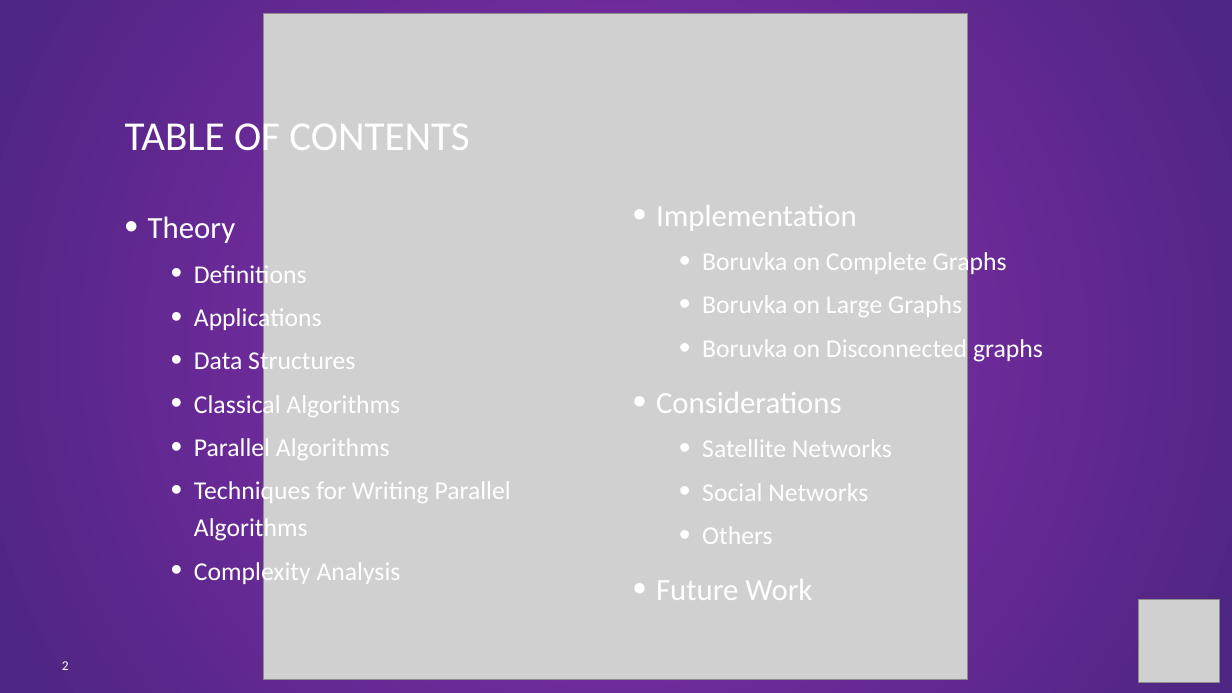
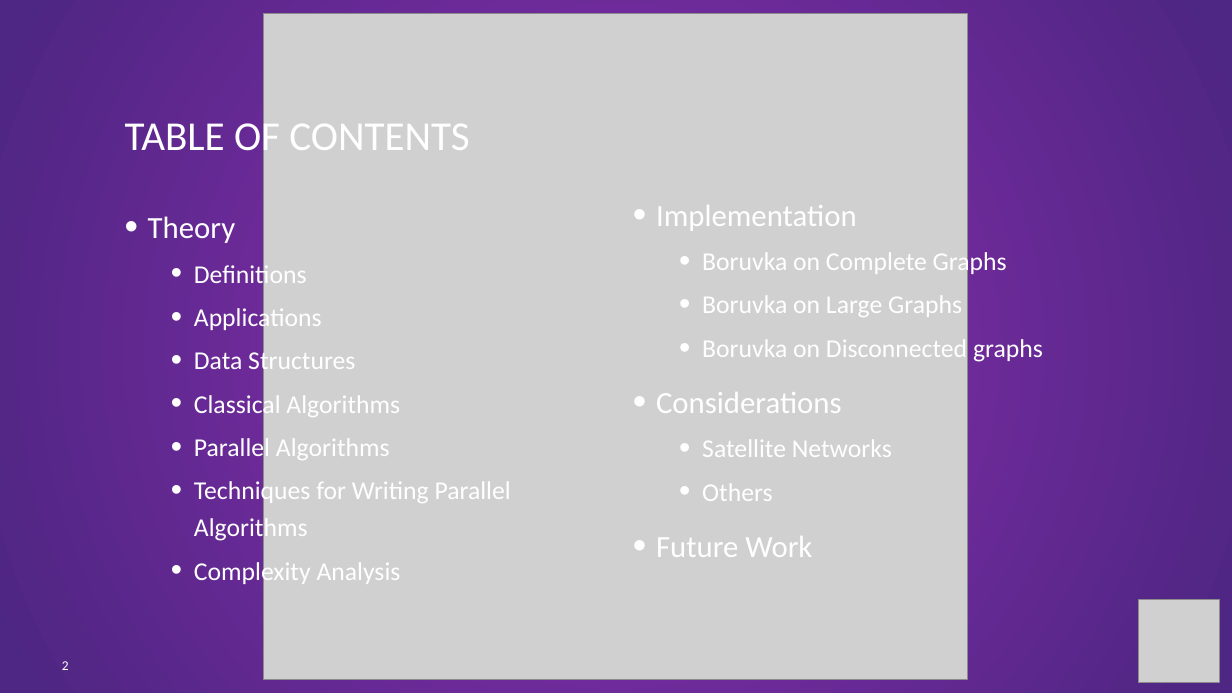
Before and after one commit to colbylarue/boruvka, a slide deck: slide 2 of Boruvka’s Minimum Spanning Tree Algorithm.pptm. Drawn at 1232x693 pixels with LibreOffice and Linux fonts; fonts in the diff are those of the drawing; grey boxes stand for pictures. Boxes give left, top, right and bottom in pixels: in the first picture for what was removed or moved away, otherwise in the second. Text is boxed around its words. In the diff, an @@ line names an element or a change of style, - is before the commit and + after.

```diff
--- a/Boruvka’s Minimum Spanning Tree Algorithm.pptm
+++ b/Boruvka’s Minimum Spanning Tree Algorithm.pptm
@@ text at (702,484,868,501): paragraph removed @@
-  • Social Networks
```
Also in this commit, not shown: 1 other slide changed, 17 other files.
